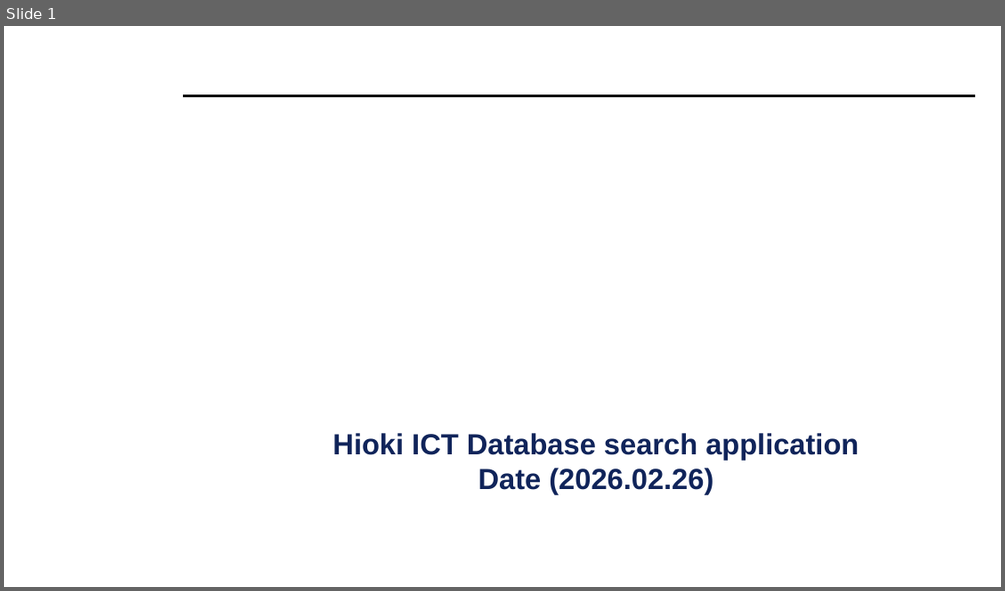
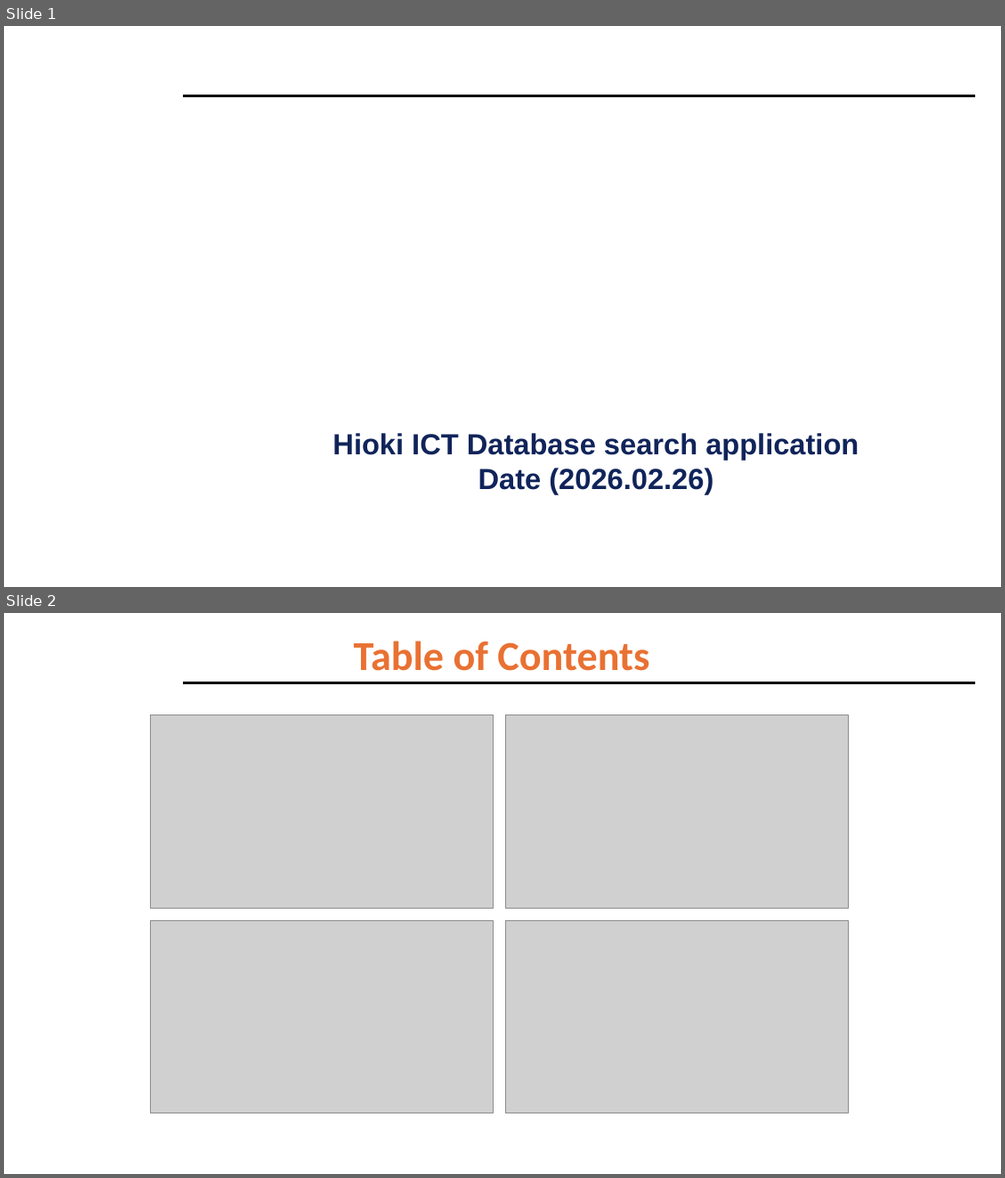
Before and after one commit to eric-mckay-sus/HiokiLogSuite, a slide deck: HiokiNL2SQLMark1/UserGuide.pptx. Shown one above the other, each under a label of ours: slide 1 before the commit, slides 1 and 2 after it. The pictures are 1005x591 and 1005x1178 pixels, drawn with LibreOffice and Linux fonts; fonts in the diff are those of the drawing; grey boxes stand for pictures; background and template pictures are left out. Boxes give left, top, right and bottom in pixels: in the first picture for what was removed or moved away, otherwise in the second. Text is boxed around its words. In the diff, an @@ line names an element or a change of style, - is before the commit and + after.

```diff
--- a/HiokiNL2SQLMark1/UserGuide.pptx
+++ b/HiokiNL2SQLMark1/UserGuide.pptx
@@ slide 2 added at (4, 613, 1001, 1174), background #FFFFFF; not listed: 1 template element that a slide beside it also shows @@
@@ title added at (354, 641, 649, 671), 39.6 pt, text #E97132, bold @@
+Table of Contents
@@ group added at (150, 714, 849, 1113): 4 pictures @@
```
Also in this commit, not shown: 11 other slides added, 8 slides removed, 14 other files.
